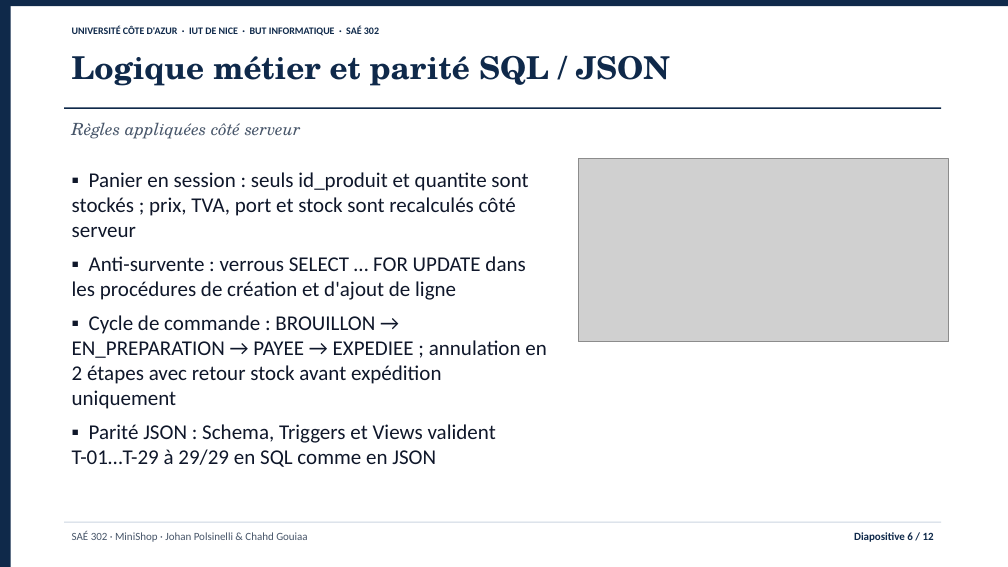
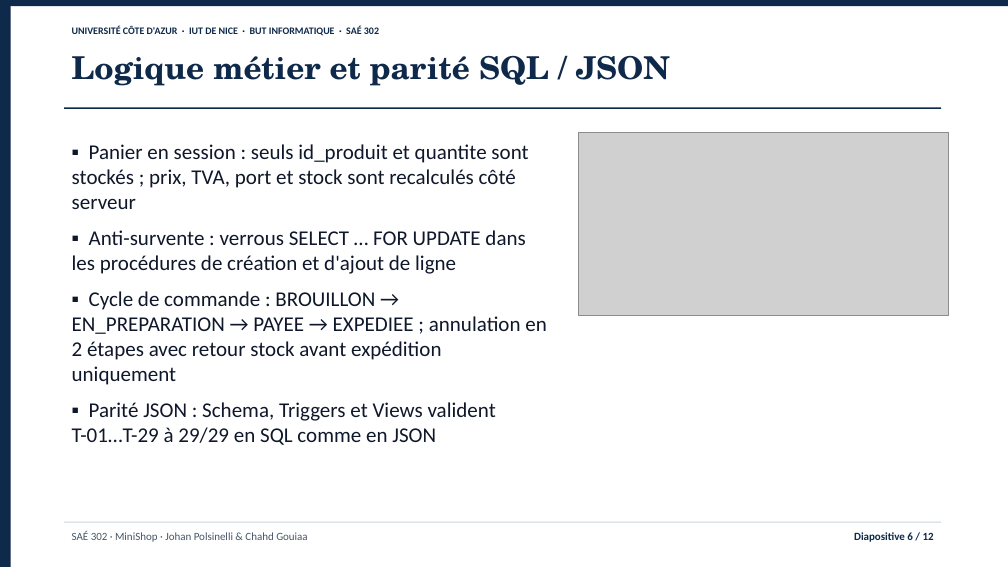
Before and after one commit to jojo8356/SAE-302, a slide deck: slide 6 of livrables/minishop-soutenance.pptx. Drawn at 1008x567 pixels with LibreOffice and Linux fonts; fonts in the diff are those of the drawing; grey boxes stand for pictures. Boxes give left, top, right and bottom in pixels: in the first picture for what was removed or moved away, otherwise in the second. Text is boxed around its words. In the diff, an @@ line names an element or a change of style, - is before the commit and + after.

```diff
--- a/livrables/minishop-soutenance.pptx
+++ b/livrables/minishop-soutenance.pptx
@@ text "▪ Panier en session : ...": place and size @@
-text "▪ Panier en session : ..." at <box>72,172,546,467</box>
+text "▪ Panier en session : ..." at <box>72,144,546,445</box>
@@ text "▪ Panier en session : ..." at <box>72,144,546,445</box>: more space between paragraphs @@
@@ text removed at <box>72,122,301,139</box> @@
-Règles appliquées côté serveur
@@ picture: place and size @@
-picture at <box>578,159,949,342</box>
+picture at <box>578,132,949,315</box>
```
Also in this commit, not shown: 11 other slides changed, 5 other files.
